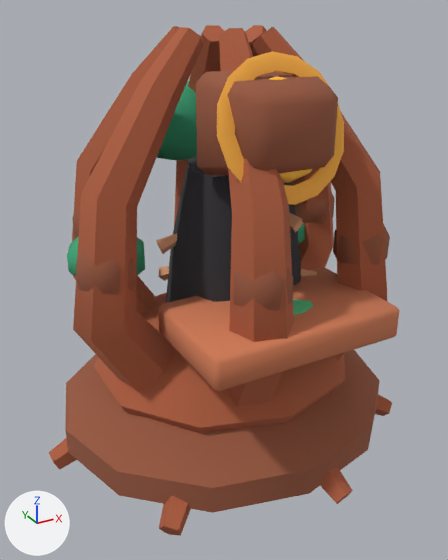
Two versions of the glTF model game/assets/3d/cast/root_lurker.glb, one commit apart.
Before and after are seen from a 50 mm camera at (-2.0, -3.72, 3.31) aimed at (0.01, -0.06, 1.48). Arrows for +X, +Y and +Z are at lower left; the lights stay in place. The picture after the commit comes second. Vertices at exactly the same position are counted once.

In view in the first picture: 'RootLurker'.
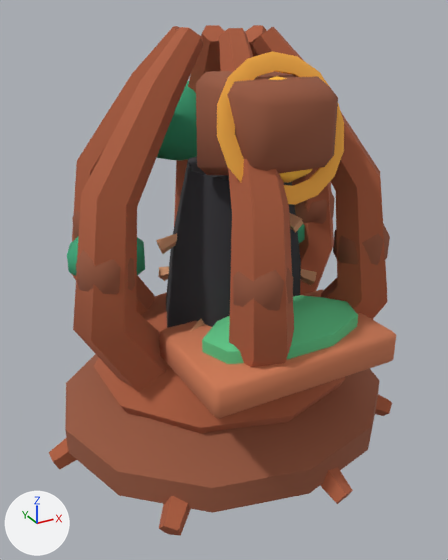
What changed in the scene script:
```text
Change me_sphere:
    where me_sphere.from_pydata(...)  # 1105 vertices, 2046 faces; spans x -1.36..1.36, y -1.28..1.28, z 0.0..3.2
    used by ob_rootlurker; location = (0.0, 0.0, 0.0)
    me_sphere part 1: the loose piece of 24 vertices spanning x -0.63..0.73, y -1.14..-0.32, z 1.33..1.55 is moved by (0.0, 0.0, -0.18)
```

Location of each change, [x1, y1, x2, y2] in pixels of the pictures (448 x 560 px; the box of a moved part takes in the faces that stretch with it):
'RootLurker', reshaped
    before: [49, 25, 399, 536]
    after: [49, 25, 396, 536]
part 1 of me_sphere, moved or reshaped
    before: [158, 267, 399, 392]
    after: [159, 290, 396, 419]
